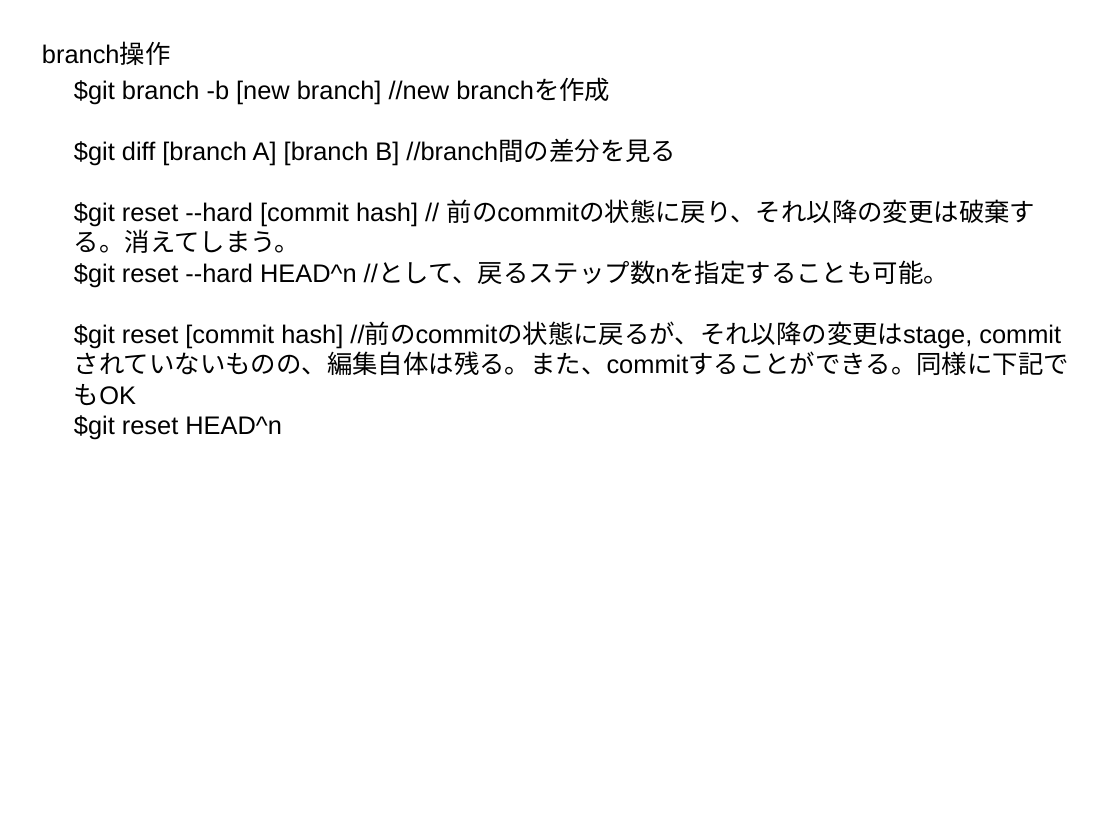
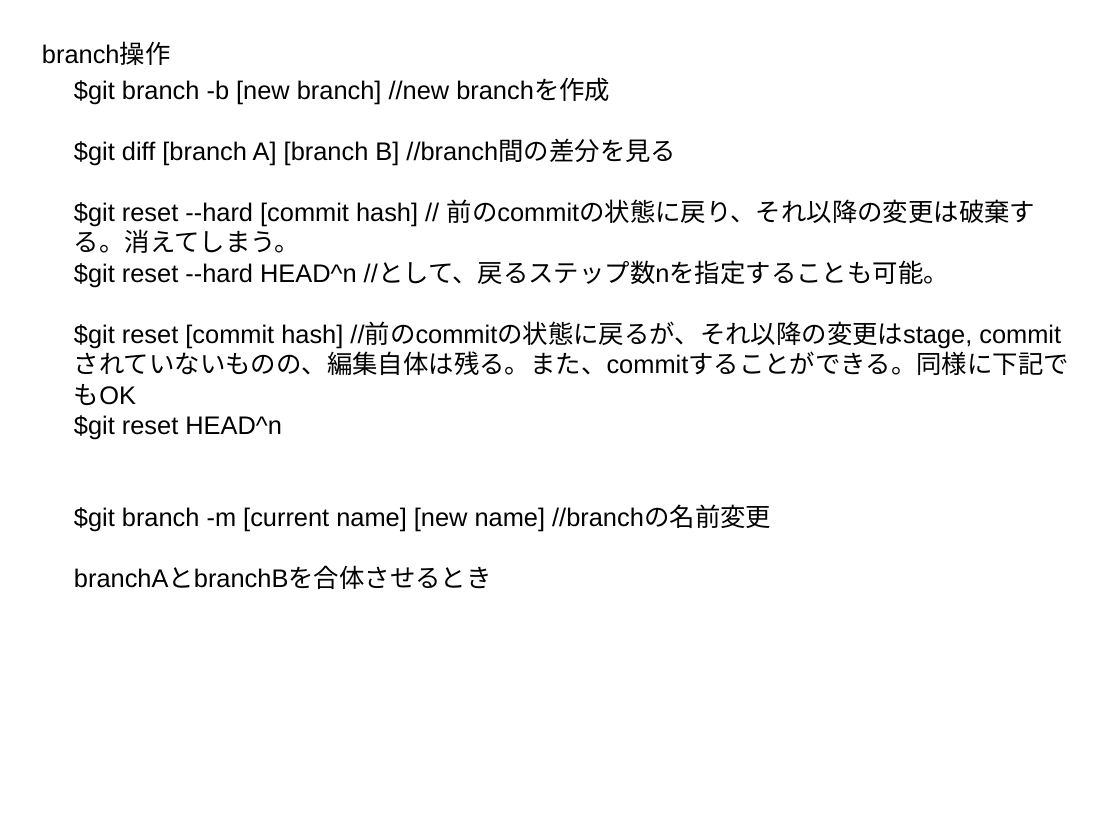
Before and after one commit to HiroumiTani/sample, a slide deck: slide 3 of how-to-git.odp. Drawn at 1120x840 pixels with LibreOffice and Linux fonts; fonts in the diff are those of the drawing. Boxes give left, top, right and bottom in pixels: in the first picture for what was removed or moved away, otherwise in the second. Text is boxed around its words. In the diff, an @@ line names an element or a change of style, - is before the commit and + after.

Commit message:
updated odp

```diff
--- a/how-to-git.odp
+++ b/how-to-git.odp
@@ text at box(74, 505, 771, 589): paragraphs added @@
+$git branch -m [current name] [new name] //branchの名前変更
+branchAとbranchBを合体させるとき
```
Also in this commit, not shown: 1 other slide changed, 1 other file.
